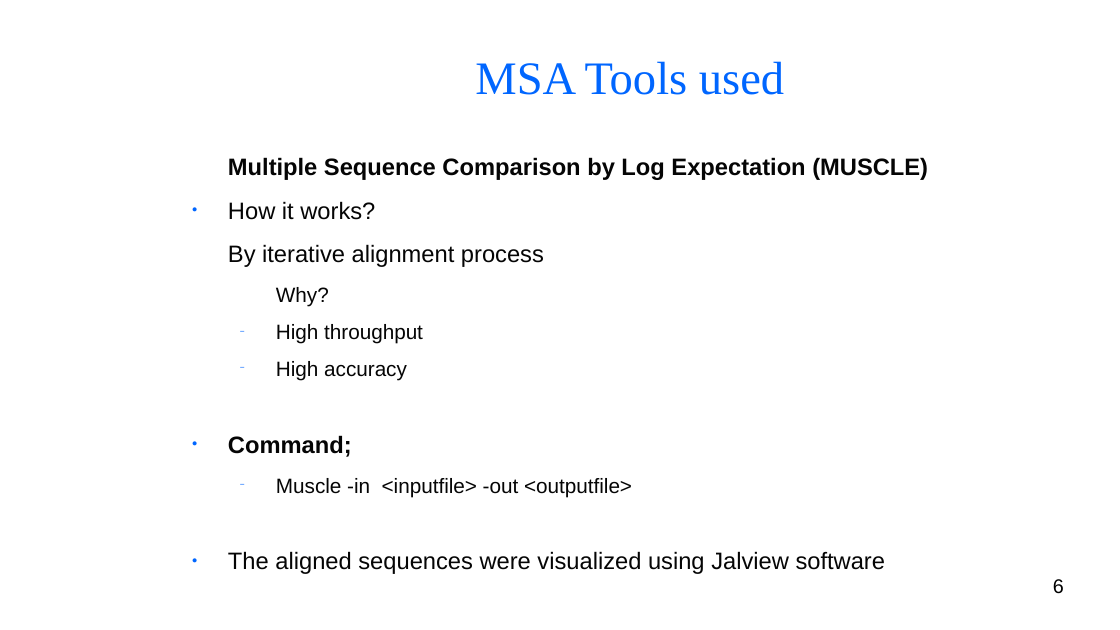
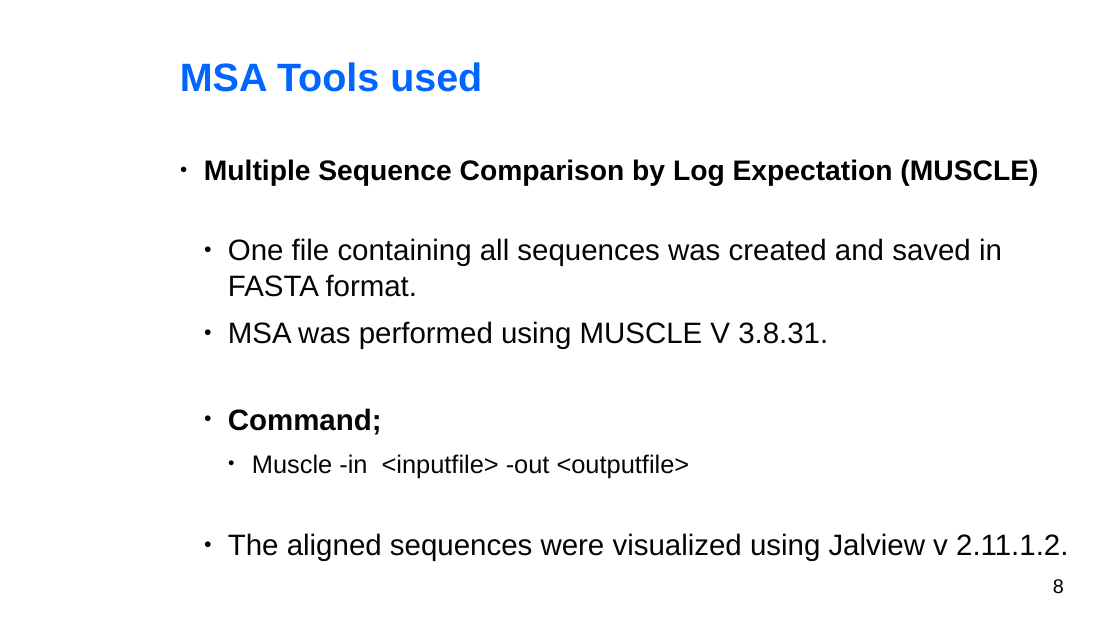
Before and after one commit to BryanAbuchery/Group_Project, a slide deck: slide 8 of Group_presentation.odp (slide 6 before the commit). Drawn at 1120x630 pixels with LibreOffice and Linux fonts; fonts in the diff are those of the drawing; background and template pictures are left out. Boxes give left, top, right and bottom in pixels: in the first picture for what was removed or moved away, otherwise in the second. Text is boxed around its words. In the diff, an @@ line names an element or a change of style, - is before the commit and + after.

```diff
--- a/Group_presentation.odp
+++ b/Group_presentation.odp
@@ title "MSA Tools used" at (180, 62, 482, 92): size 33 to 28 pt, font Times New Roman to Arial, bold on; alignment centre to left @@
@@ text at (204, 159, 1038, 478): size 16.8 to 20 pt, text colour #050505 to #000000 in "Multiple Sequence Comparison by Log Expectation (MUSCLE)"; size 16.8 to 20.9 pt in "Command;"; size 14.6 to 18 pt in "Muscle -in <inputfile> -out <outputfile>"; bullet none to ●; less space between paragraphs; list level 1 to 2 in "Command;"; bullet colour #0066FF to #000000; bullet − to ●; list level 2 to 3 in "Muscle -in <inputfile> -out <outputfile>" @@
@@ text at (228, 238, 1002, 349): text changed; size 16.8 to 20.9 pt @@
-● How it works?
-By iterative alignment process
-  Why?
-  − High throughput
-  − High accuracy
+  ● One file containing all sequences was created and saved in FASTA format.
+  ● MSA was performed using MUSCLE V 3.8.31.
@@ text at (228, 533, 1068, 561): text changed; size 16.8 to 20.9 pt @@
-● The aligned sequences were visualized using Jalview software
+  ● The aligned sequences were visualized using Jalview v 2.11.1.2.
@@ page number at (1053, 579, 1064, 594): text changed @@
-6
+8
```
Also in this commit, not shown: 8 other slides changed, 6 slides added, 3 slides removed.
